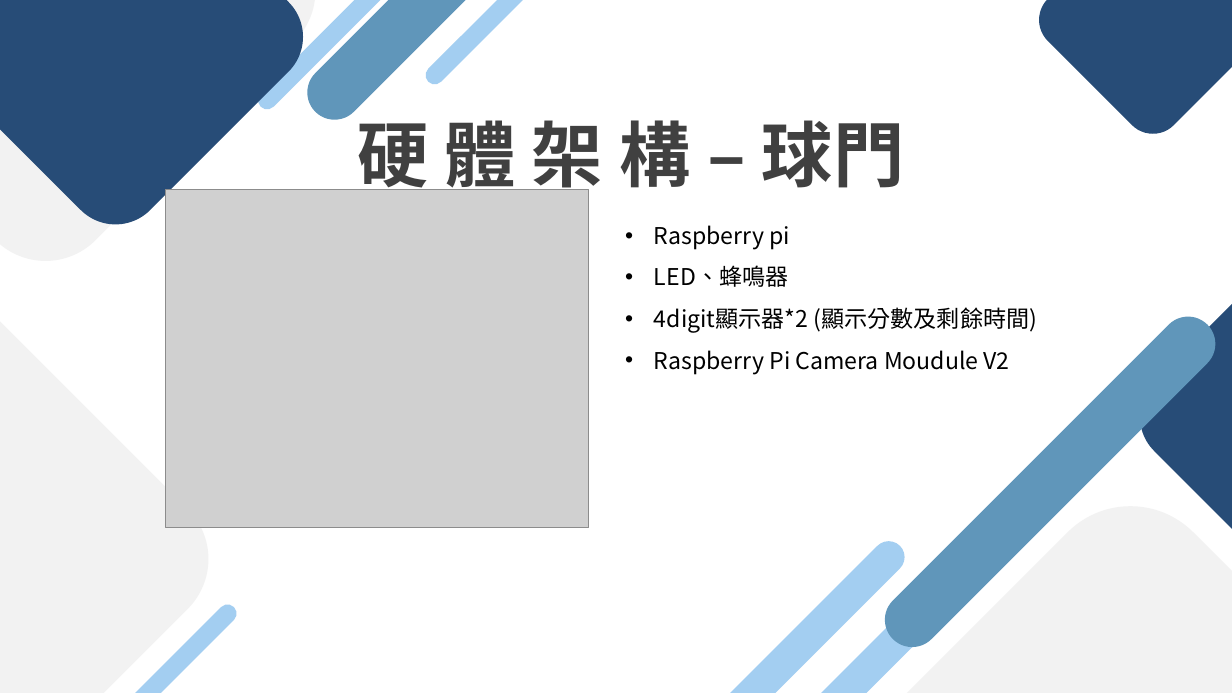
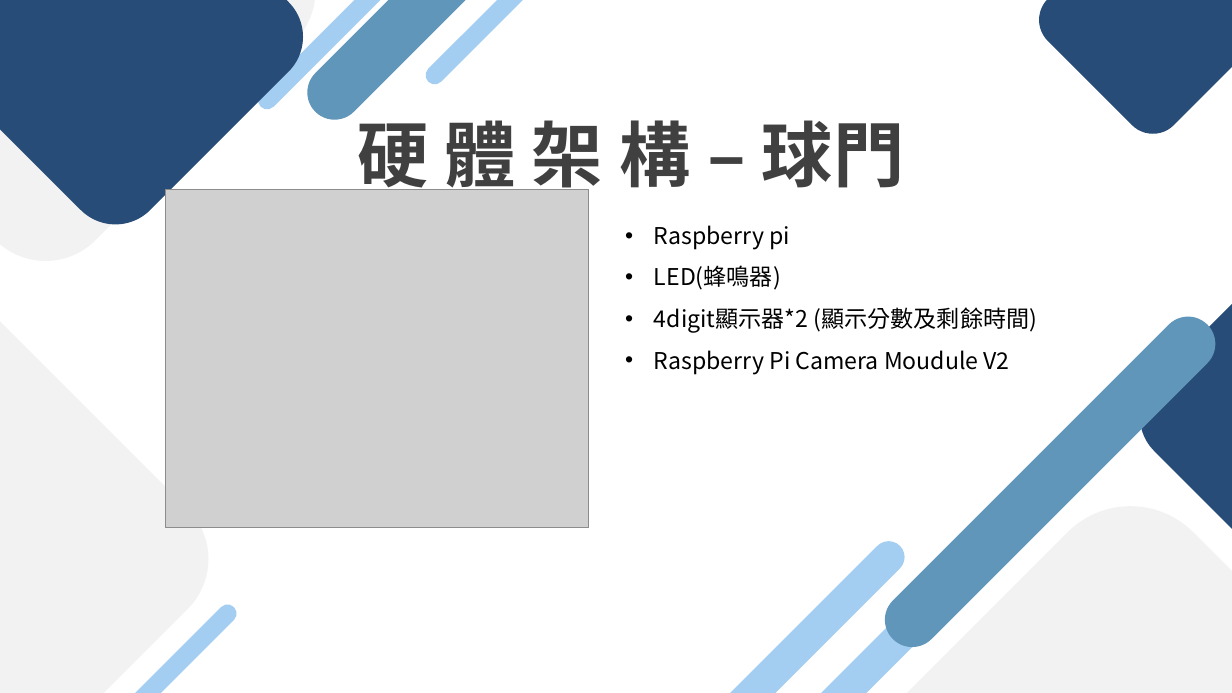
Before and after one commit to kerry96164/2024-EOS-FinalProject, a slide deck: slide 8 of final_project.pptx. Drawn at 1232x693 pixels with LibreOffice and Linux fonts; fonts in the diff are those of the drawing; grey boxes stand for pictures. Boxes give left, top, right and bottom in pixels: in the first picture for what was removed or moved away, otherwise in the second. Text is boxed around its words. In the diff, an @@ line names an element or a change of style, - is before the commit and + after.

```diff
--- a/final_project.pptx
+++ b/final_project.pptx
@@ text at [654, 265, 781, 290]: text changed @@
-• LED、蜂鳴器
+• LED(蜂鳴器)
```
Also in this commit, not shown: 8 other slides changed, 3 other files.
